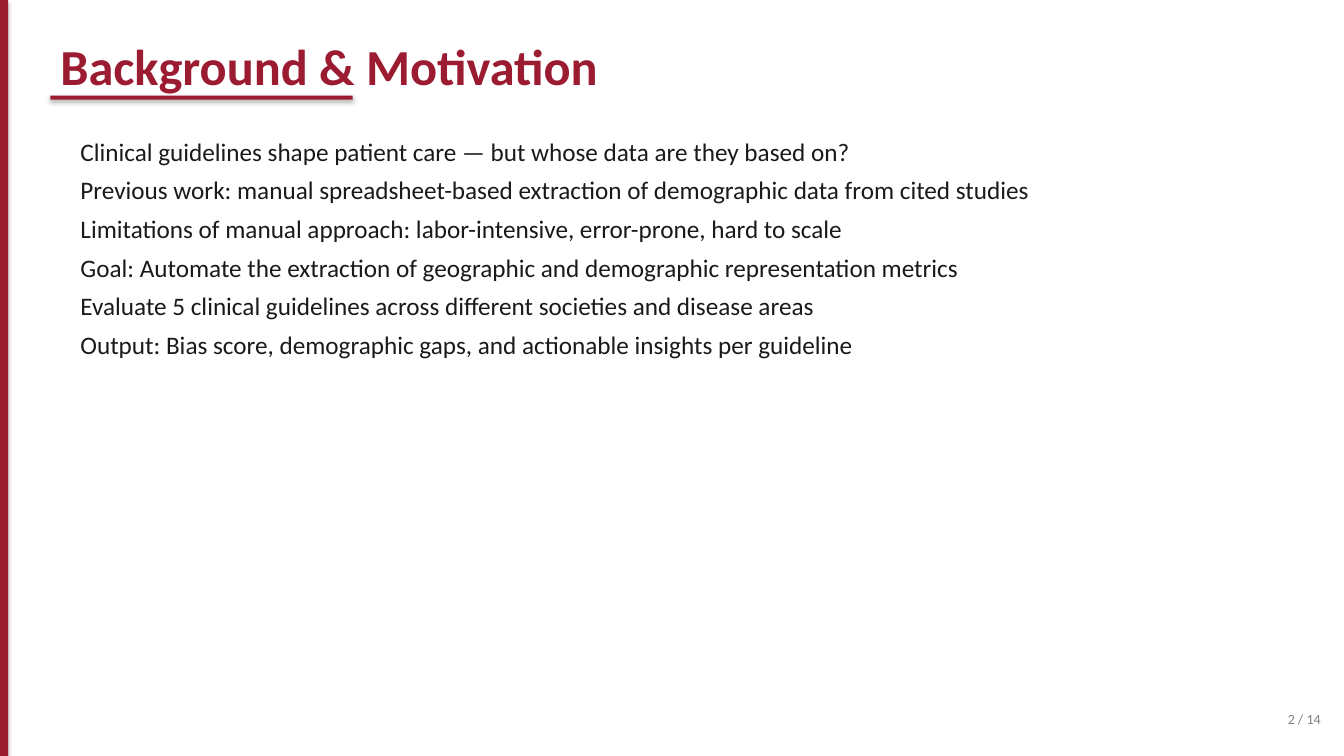
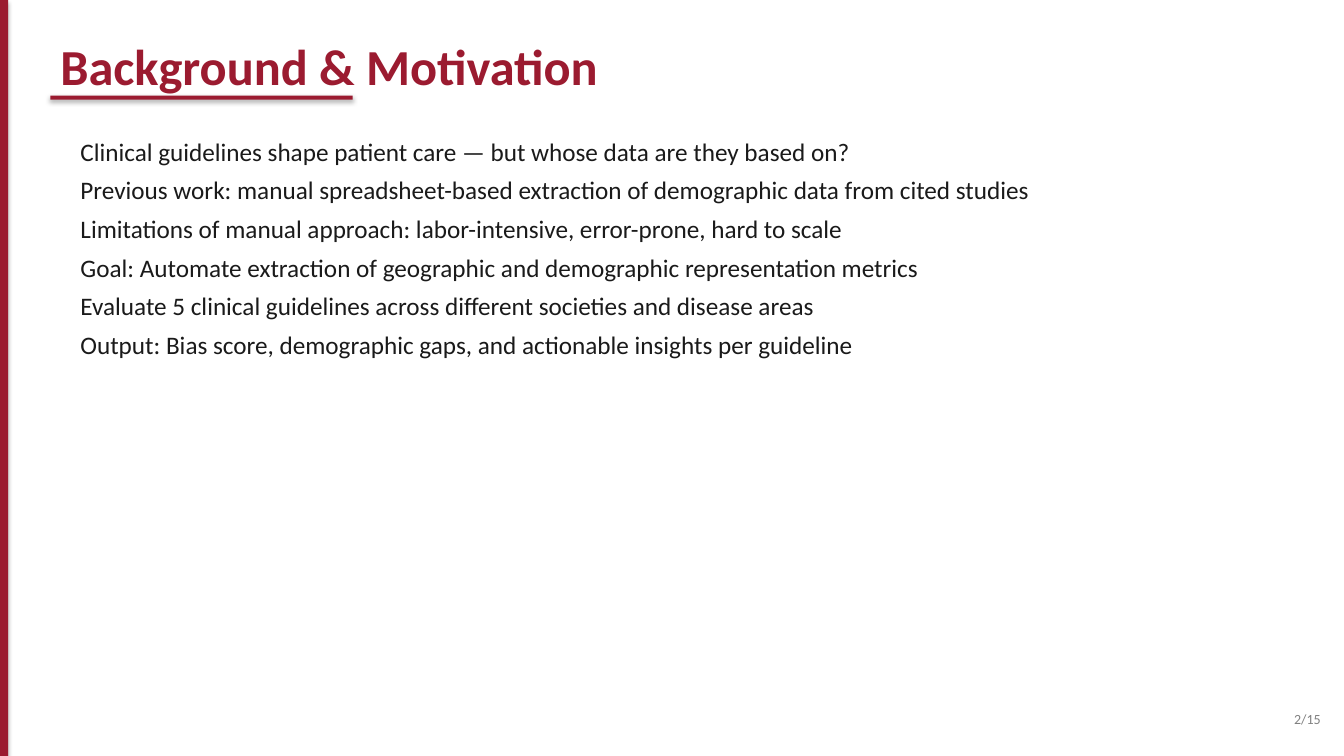
Before and after one commit to duckyquang/RADAR, a slide deck: slide 2 of RADAR_Presentation.pptx. Drawn at 1344x756 pixels with LibreOffice and Linux fonts; fonts in the diff are those of the drawing. Boxes give left, top, right and bottom in pixels: in the first picture for what was removed or moved away, otherwise in the second. Text is boxed around its words. In the diff, an @@ line names an element or a change of style, - is before the commit and + after.

```diff
--- a/RADAR_Presentation.pptx
+++ b/RADAR_Presentation.pptx
@@ text at <box>80,259,918,282</box>: text changed @@
-Goal: Automate the extraction of geographic and demographic representation metrics
+Goal: Automate extraction of geographic and demographic representation metrics
@@ text at <box>1294,714,1321,725</box>: text changed @@
-2 / 14
+2/15
```
Also in this commit, not shown: 13 other slides changed, 1 slide added.
